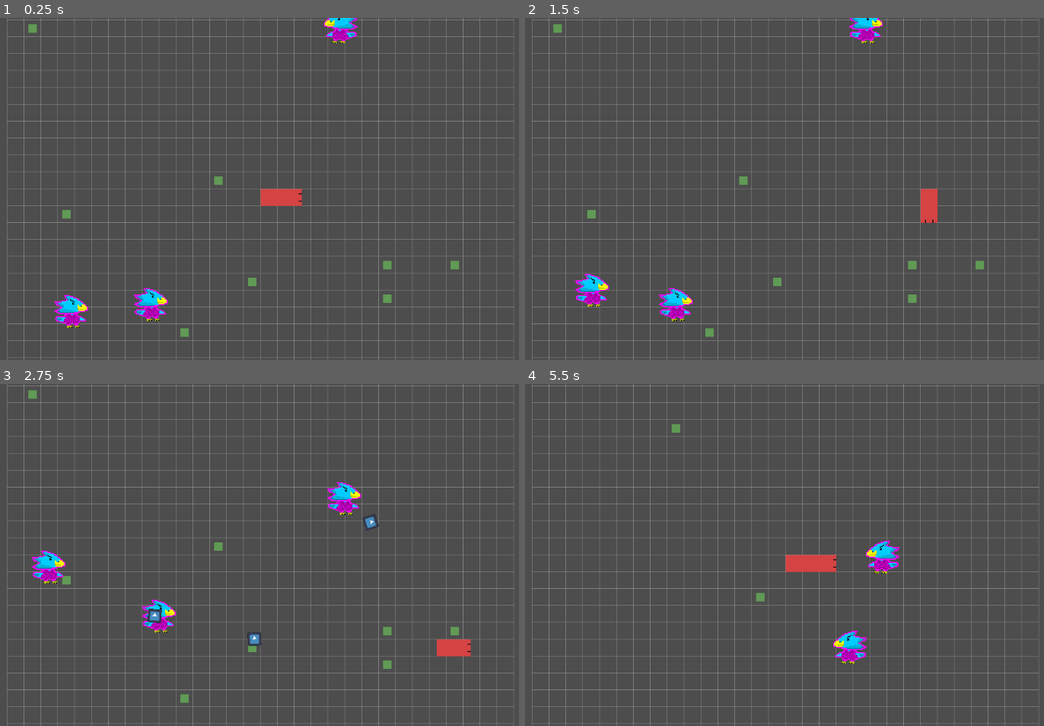
Above: before the commit, frames 1-4 (two rows, left to right).
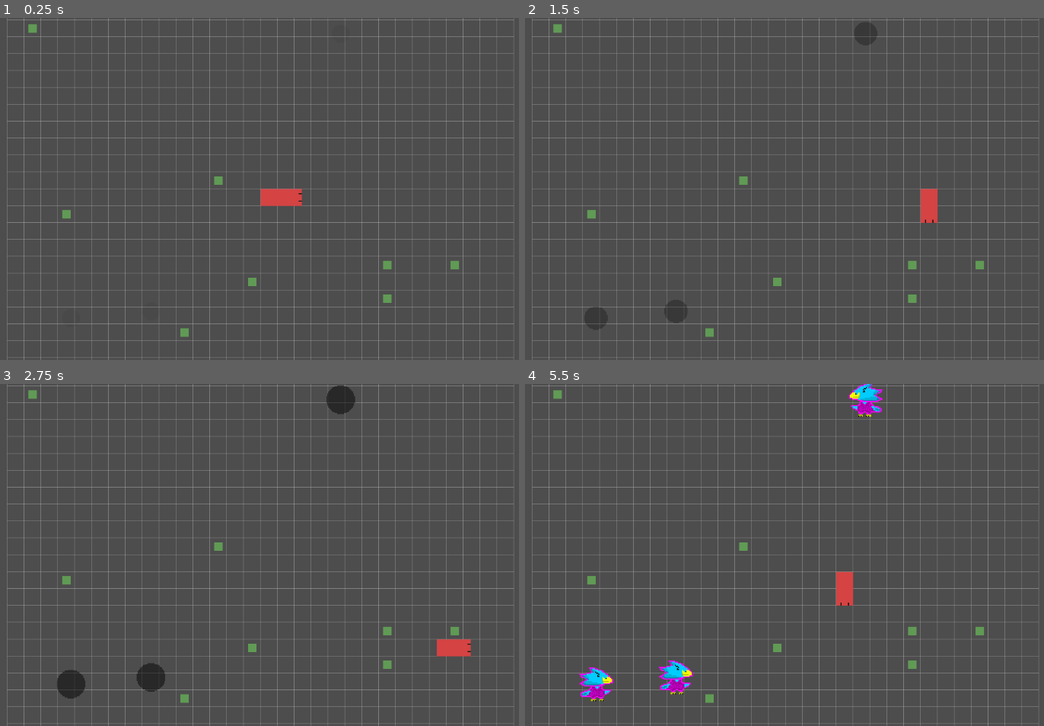
Above: after the commit, the same moments.

Repository: Morogox/Snakes2
Game: Godot game, scene res://Scenes/main.tscn
Two runs of this game, one before a commit and one after it. Both use one fixed random seed, a clock stepped at 60 frames per second and the inputs below. The engine's default icon, where the game draws it, is replaced by a stand-in: a white triangle on a blue panel in a dark square.
Inputs:
- Up to frame 1 (0.25 s): no input
- Up to frame 2 (1.5 s): tap Enter at 0.5 s; hold D (ui_right) 0.53-1.28 s; hold S (ui_down) from 1.28 s (still down)
- Up to frame 3 (2.75 s): release S (ui_down) at 2.03 s; hold D (ui_right) from 2.03 s (still down)
- Up to frame 4 (5.5 s): release D (ui_right) at 2.78 s; hold W (ui_up) 2.78-3.53 s; hold A (ui_left) 3.53-5.03 s; hold S (ui_down) from 5.03 s (still down)

The runs differ from the first frame. In frame 1, 1.2% of the frame differs, in the area x 10-69%, y 0-91%; in frame 2, 1.2%; in frame 3, 2.4%; in frame 4, 3.3%, in the area x 5-89%, y 0-94%.

Commit message:
1.11.0.0 | Enemy spawning process

Diff:
--- a/Scenes/enemy1.tscn
+++ b/Scenes/enemy1.tscn
@@ -74,12 +74,10 @@
 
 [node name="AnimatedSprite2D" type="AnimatedSprite2D" parent="."]
 material = SubResource("ShaderMaterial_ite14")
-position = Vector2(0, -7)
 sprite_frames = SubResource("SpriteFrames_ite14")
 animation = &"Bird0"
 
 [node name="CollisionShape2D" type="CollisionShape2D" parent="."]
-position = Vector2(0, -6.25)
 shape = SubResource("RectangleShape2D_tq1cn")
 
 [node name="Timer" type="Timer" parent="."]
--- /dev/null
+++ b/Scenes/enemy_spawner.tscn
@@ -0,0 +1,32 @@
+[gd_scene load_steps=7 format=3 uid="uid://csqdxlwc033d0"]
+
+[ext_resource type="Script" uid="uid://dlek863fqlmlh" path="res://Scripts/enemy_spawner.gd" id="1_cdqhx"]
+[ext_resource type="PackedScene" uid="uid://dwwusid0nghc6" path="res://Scenes/enemy1.tscn" id="2_gga2x"]
+[ext_resource type="Texture2D" uid="uid://cj2cnxycej7vv" path="res://Sprites/sEnemy_spawning_shadow.png" id="2_tdwud"]
+[ext_resource type="Texture2D" uid="uid://dlc74sdlpwvs7" path="res://Sprites/Bird0_Placeholder.png" id="3_gga2x"]
+
+[sub_resource type="AtlasTexture" id="AtlasTexture_2cu8b"]
+atlas = ExtResource("3_gga2x")
+region = Rect2(0, 0, 32, 32)
+
+[sub_resource type="SpriteFrames" id="SpriteFrames_66y63"]
+animations = [{
+"frames": [{
+"duration": 1.0,
+"texture": SubResource("AtlasTexture_2cu8b")
+}],
+"loop": true,
+"name": &"default",
+"speed": 5.0
+}]
+
+[node name="EnemySpawner" type="Node2D"]
+scale = Vector2(2, 2)
+script = ExtResource("1_cdqhx")
+enemy_scene = ExtResource("2_gga2x")
+
+[node name="spawning_indicator" type="Sprite2D" parent="."]
+texture = ExtResource("2_tdwud")
+
+[node name="enemy_sprite" type="AnimatedSprite2D" parent="."]
+sprite_frames = SubResource("SpriteFrames_66y63")
--- a/Scenes/main.tscn
+++ b/Scenes/main.tscn
@@ -1,9 +1,11 @@
-[gd_scene load_steps=11 format=3 uid="uid://bbl3meksyecp3"]
+[gd_scene load_steps=13 format=3 uid="uid://bbl3meksyecp3"]
 
 [ext_resource type="Script" uid="uid://cudp6vefwxmx5" path="res://Scripts/main.gd" id="1_bo1nx"]
 [ext_resource type="PackedScene" uid="uid://cf6rq26mmu03p" path="res://Scenes/snake_head.tscn" id="1_jjgbg"]
 [ext_resource type="Texture2D" uid="uid://bscpf346guwwr" path="res://Sprites/snakeSegment.png" id="3_8gbba"]
 [ext_resource type="Script" uid="uid://c5vblr8fe0mav" path="res://Scripts/camera_2d.gd" id="4_jjvhh"]
+[ext_resource type="Script" uid="uid://drpoux8u7dkui" path="res://Scripts/enemy_handler.gd" id="5_21xkr"]
+[ext_resource type="PackedScene" uid="uid://dwwusid0nghc6" path="res://Scenes/enemy1.tscn" id="6_6bp64"]
 
 [sub_resource type="RectangleShape2D" id="RectangleShape2D_cjwfd"]
 size = Vector2(31, 31)
@@ -63,4 +65,10 @@
 [node name="Camera2D" type="Camera2D" parent="."]
 script = ExtResource("4_jjvhh")
 
+[node name="EnemyHandler" type="Node2D" parent="."]
+script = ExtResource("5_21xkr")
+enemy_scene = ExtResource("6_6bp64")
+
+[node name="GridManager" type="Node2D" parent="."]
+
 [connection signal="body_entered" from="SnakeHead" to="SnakeHead" method="_on_body_entered"]
--- a/Scripts/enemy_1.gd
+++ b/Scripts/enemy_1.gd
@@ -5,8 +5,8 @@
 @export var hp := 1
 
 var target_position: Vector2
-enum State_enum { IDLE, MOVING, DEAD }
-var state: State_enum = State_enum.IDLE
+enum state_enum { IDLE, MOVING, DEAD}
+var state: state_enum = state_enum.IDLE
 var direction := Vector2.ZERO
 
 @onready var main := get_tree().root.get_node("main")
@@ -31,19 +31,19 @@
 
 @onready var shader_mat: ShaderMaterial = sprite.material
 
+var invulnerable = false
+
+var spawn_time = 5.0
+var spawn_timer = 0.0
+
 var friction := 2000 # pixels/sec^2
 func _ready():
 	randomize()
-
-	# Make the sprite's material unique for this instance
-	# sprite.material = sprite.material.duplicate()
-
 	_change_sprite(0)
-	sprite.play("default")
-	_transition_to(State_enum.IDLE)
+	_transition_to(state_enum.IDLE)
 
 func _process(delta: float):
-	if state != State_enum.DEAD:
+	if state != state_enum.DEAD:
 		var player_pos = snake.global_position
 		sprite.flip_h = player_pos.x >= position.x
 
@@ -52,11 +52,11 @@
 	sprite.speed_scale = type * 3 + 1 # If in spam mode, animation is super fast, if not, normal speed
 
 func _physics_process(delta):
-	if state != State_enum.DEAD:
+	if state != state_enum.DEAD:
 		match state:
-			State_enum.MOVING:
+			state_enum.MOVING:
 				_process_moving(delta)
-			State_enum.IDLE:
+			state_enum.IDLE:
 				velocity = Vector2.ZERO  # stay still
 
 
@@ -90,24 +90,26 @@
 
 	if distance < 20.0:
 		#position = target_position
-		_transition_to(State_enum.IDLE)
+		_transition_to(state_enum.IDLE)
 	else:
 		velocity = to_target.normalized() * speed
 		move_and_slide()
 
-func _transition_to(new_state: State_enum):
+func _transition_to(new_state: state_enum):
 	state = new_state
+
+	#To state
 	match state:
-		State_enum.MOVING:
+		state_enum.MOVING:
 			_pick_new_target()
-		State_enum.IDLE:
+		state_enum.IDLE:
 			if spam_mode:
 				_shoot()
 				timer.start(0.05)
 			else:
 				var wait_time = randf_range(min_wait_time, max_wait_time)
 				timer.start(wait_time)
-		State_enum.DEAD:
+		state_enum.DEAD:
 			timer.stop()  # immediately stops the timer
 			sprite.play("dead")
 			collision_mask |= 1 << 1  # add layer 2 (boundaries) to mask
@@ -117,8 +119,9 @@
 			await get_tree().create_timer(2).timeout
 			await flash_disappear(4, 0.1)
 			queue_free()
+
 func _on_timer_timeout() -> void:
-	_transition_to(State_enum.MOVING)
+	_transition_to(state_enum.MOVING)
 
 func _pick_new_target():
 	if spam_mode:
@@ -164,9 +167,10 @@
 		await get_tree().create_timer(interval).timeout
 
 func take_hit(dmg: int, kb_dir: Vector2 = Vector2.ZERO, force: float = 0.0 ):
-	hp -= dmg
+	if not invulnerable:
+		hp -= dmg
 	if hp <= 0:
-		_transition_to(State_enum.DEAD)
+		_transition_to(state_enum.DEAD)
 		var angle_variation := deg_to_rad(90.0)  # max +- 90 degrees variation
 		var random_angle := randf_range(-angle_variation, angle_variation)
 		velocity = kb_dir.normalized() * force
--- /dev/null
+++ b/Scripts/enemy_handler.gd
@@ -0,0 +1,26 @@
+extends Node2D
+var grid_manager_ref: Node  # reference to GridManager
+@export var enemy_scene: PackedScene
+@onready var snake_head_ref = Node
+
+
+func setup(grid_manager_node: Node, snake_head_node: Node):
+	grid_manager_ref = grid_manager_node
+	snake_head_ref = snake_head_node
+
+func spawn_enemy(amount: int = 1):
+	for i in range(amount):
+		var enemy = enemy_scene.instantiate()
+		var spawn_ok = false
+		var x = 0.0
+		var y = 0.0
+		while not spawn_ok:
+			x = randf_range(grid_manager_ref.left, grid_manager_ref.right)
+			y = randf_range(grid_manager_ref.top, grid_manager_ref.bottom)
+			var spawn_pos = Vector2(x, y)
+			# check if spawn_pos overlaps snake head
+			if snake_head_ref.position.distance_to(spawn_pos) > grid_manager_ref.GRID_SIZE * 2:
+				spawn_ok = true
+
+		enemy.position = Vector2(x, y)
+		add_child(enemy)
--- /dev/null
+++ b/Scripts/enemy_spawner.gd
@@ -0,0 +1,60 @@
+extends Node2D
+
+@export var enemy_scene: PackedScene
+@export var spawn_time := 4.0       # how long the indicator last
+@export var deploy_time := 0.5     # how long till the enemy finish spawning
+@export var fall_height := 50.0     # how high the enemy starts from
+@export var fade_in_speed := 2.0
+
+enum state_enum { SPAWNING, DEPLOYING}
+var state: state_enum = state_enum.SPAWNING
+
+@onready var shadow = $spawning_indicator
+@onready var dummy = $enemy_sprite
+
+var timer := 0.0
+var duration := 0.0
+
+func _ready():
+	# Start transparent + offset
+	dummy.modulate.a = 0.0
+	dummy.position.y = -fall_height
+	shadow.scale = Vector2(0.5, 0.5)
+	shadow.modulate.a = 0.0
+	_transition_to(state_enum.SPAWNING)
+	z_index = 99
+func _process(delta):
+	timer += delta
+	var t = clamp(timer / duration, 0.0, 1.0)
+	match state:
+		state_enum.SPAWNING:
+			# Shadow grows & darkens
+			shadow.scale = Vector2.ONE * lerp(0.5, 1.0, t)
+			shadow.modulate.a = lerp(0.0, 0.7, t)
+
+			if timer >= duration:
+				_transition_to(state_enum.DEPLOYING)
+		state_enum.DEPLOYING:
+			var eased_t = ease(t, 0.2)
+			dummy.position.y = lerp(-fall_height, 0.0, eased_t)
+			dummy.modulate.a = lerp(0.0, 1.0, t)
+
+			# When time’s up: spawn real enemy
+			if timer >= duration:
+				_spawn_enemy()
+
+func _spawn_enemy():
+	if enemy_scene:
+		var enemy = enemy_scene.instantiate()
+		enemy.global_position = global_position
+		get_parent().add_child(enemy)
+	queue_free()
+
+func _transition_to(new_state: state_enum):
+	state = new_state
+	timer = 0.0
+	match new_state:
+		state_enum.SPAWNING:
+			duration = spawn_time
+		state_enum.DEPLOYING:
+			duration = deploy_time
--- a/Scripts/main.gd
+++ b/Scripts/main.gd
@@ -19,7 +19,7 @@
 
 @onready var AppleScene = preload("res://Scenes/Apple.tscn")
 @onready var BirdScene = preload("res://Scenes/birds.tscn")
-@onready var Enemy1Scene = preload("res://Scenes/enemy1.tscn")
+@onready var Enemy1Scene = preload("res://Scenes/enemy_spawner.tscn")
 
 var left
 var right
@@ -35,6 +35,9 @@
 var grid_map = []
 @export var check_depth: int = 2 # Determines how much leniency there is for spawncamp prevention, keep whole & >0, 2 is a good amount
 
+
+@onready var enemy_handler = $EnemyHandler
+@onready var grid_manager = $GridManager
 func _ready():
 	for wall in [top_wall, bottom_wall, left_wall, right_wall]:
 		wall.shape.distance = grid_dimensions * -GRID_SIZE
@@ -71,6 +74,7 @@
 	randomize()  # seed RNG
 	spawn_apple(10)
 	spawn_enemy(3)
+	enemy_handler.setup(grid_manager, snake_head)
 	#print_grid_map() # For debugging purposes
 
 func _draw():
Not shown, added: Scripts/enemy_handler.gd.uid
Not shown, added: Scripts/enemy_spawner.gd.uid
Binary file added: Sprites/sEnemy_spawning_shadow.png
Not shown, added: Sprites/sEnemy_spawning_shadow.png.import
